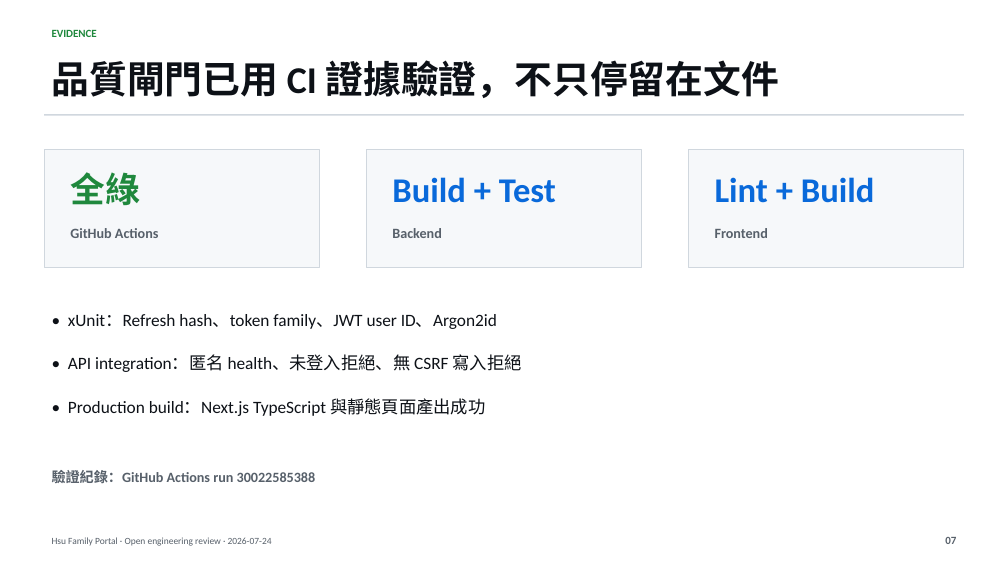
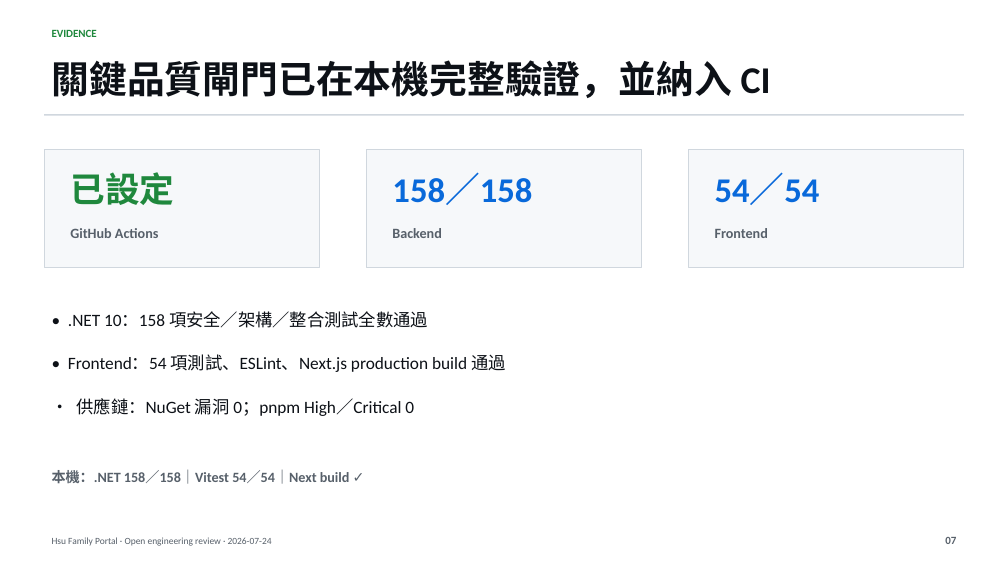
Before and after one commit to helloapple080/HsuFamily, a slide deck: slide 7 of docs/presentation/HsuFamily-Enterprise-Readiness.pptx. Drawn at 1008x567 pixels with LibreOffice and Linux fonts; fonts in the diff are those of the drawing. Boxes give left, top, right and bottom in pixels: in the first picture for what was removed or moved away, otherwise in the second. Text is boxed around its words. In the diff, an @@ line names an element or a change of style, - is before the commit and + after.

```diff
--- a/docs/presentation/HsuFamily-Enterprise-Readiness.pptx
+++ b/docs/presentation/HsuFamily-Enterprise-Readiness.pptx
@@ text at (52,60,771,98): text changed @@
-品質閘門已用 CI 證據驗證，不只停留在文件
+關鍵品質閘門已在本機完整驗證，並納入 CI
@@ text at (70,172,174,205): text changed @@
-全綠
+已設定
@@ text at (392,173,532,205): text changed @@
-Build + Test
+158／158
@@ text at (715,173,820,205): text changed @@
-Lint + Build
+54／54
@@ text at (68,311,428,328): text changed @@
-• xUnit：Refresh hash、token family、JWT user ID、Argon2id
+• .NET 10：158 項安全／架構／整合測試全數通過
@@ text at (68,354,506,372): text changed @@
-• API integration：匿名 health、未登入拒絕、無 CSRF 寫入拒絕
+• Frontend：54 項測試、ESLint、Next.js production build 通過
@@ text at (77,398,414,416): text changed @@
-• Production build：Next.js TypeScript 與靜態頁面產出成功
+• 供應鏈：NuGet 漏洞 0；pnpm High／Critical 0
@@ text at (52,470,350,484): text changed @@
-驗證紀錄：GitHub Actions run 30022585388
+本機：.NET 158／158｜Vitest 54／54｜Next build ✓
```
Also in this commit, not shown: 6 other slides changed, 12 other files.
